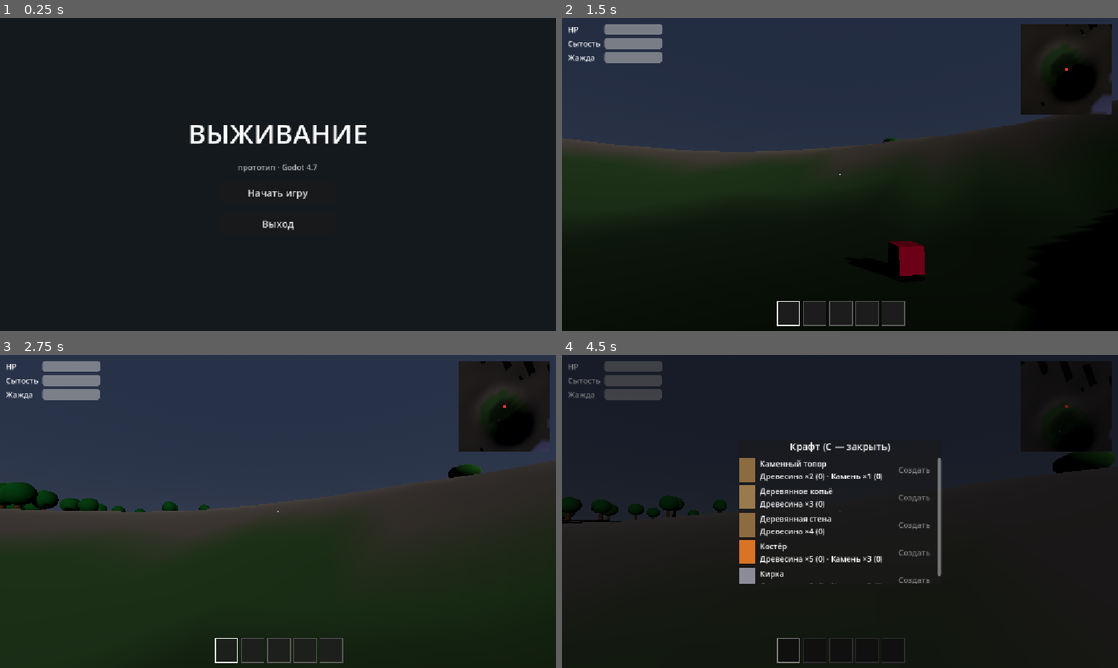
Above: before the commit, frames 1-4 (two rows, left to right).
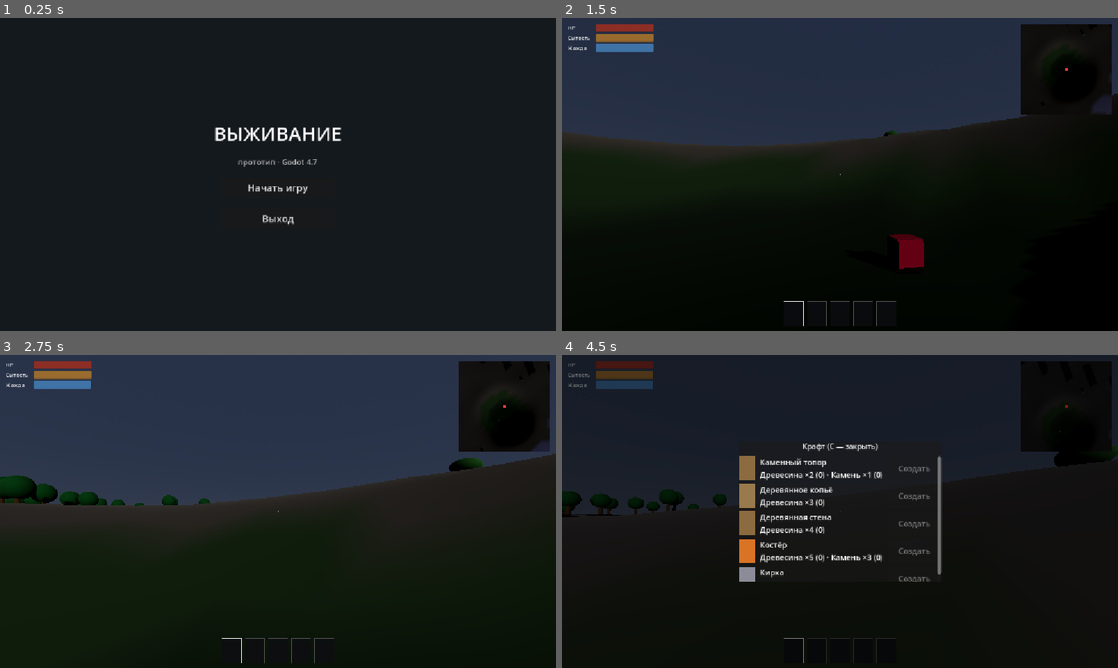
Above: after the commit, the same moments.

Repository: goverfar-tech/govno-igra
Game: Godot game, scene res://scenes/ui/main_menu.tscn
Same seed, same stepped clock (60 frames per second), same inputs: the game is played once before the commit and once after it.
Inputs (mouse positions are in pixels of both pictures, inside the frame that each line leads up to):
- Up to frame 1 (0.25 s): no input
- Up to frame 2 (1.5 s): click "Начать игру" at 0.5 s; tap Enter (ui_accept) at 1.25 s; move the mouse to (867, 174) at 1.27 s; hold W (move_forward) from 1.28 s (still down); hold Ctrl (crouch) from 1.28 s (still down); click (867, 174) at 1.42 s
- Up to frame 3 (2.75 s): keep holding W (move_forward); tap Space (jump) at 1.52, 2.27 s; move the mouse to (250, 511) at 2.02 s; release Ctrl (crouch) at 2.03 s; tap E (interact) at 2.1 s
- Up to frame 4 (4.5 s): move the mouse to (851, 505) at 2.77 s; hold Shift (sprint) 2.78-3.53 s; move the mouse to (834, 517) at 3.52 s; tap C (toggle_craft) at 3.6 s; click (834, 517) at 3.67 s; tap Space (jump) at 3.77 s; tap Enter (ui_accept) at 4.25 s; move the mouse to (1006, 558) at 4.27 s; release W (move_forward) at 4.28 s; hold A (move_left) from 4.28 s (still down); tap 1 at 4.35 s

The runs differ from the first frame. In frame 1, 1.9% of the frame differs, in the area x 34-66%, y 34-68%; in frame 2, 6.1%, in the area x 0-100%, y 2-99%; in frame 3, 5.8%; in frame 4, 5.0%.

Commit message:
feat(ui): minimalist HUD (thin bars, dark panels, small labels); muted ground palette; stop asking confirmation prompts

Diff:
--- a/scenes/ui/craft_panel.tscn
+++ b/scenes/ui/craft_panel.tscn
@@ -28,7 +28,7 @@
 theme_override_constants/separation = 10
 
 [node name="Title" type="Label" parent="Center/Panel/VBox"]
-theme_override_font_sizes/font_size = 20
+theme_override_font_sizes/font_size = 15
 text = "Крафт (C — закрыть)"
 horizontal_alignment = 1
 
--- a/scenes/ui/death_screen.tscn
+++ b/scenes/ui/death_screen.tscn
@@ -27,7 +27,7 @@
 alignment = 1
 
 [node name="Title" type="Label" parent="Center/VBox"]
-theme_override_font_sizes/font_size = 48
+theme_override_font_sizes/font_size = 34
 text = "Ты не выжил"
 horizontal_alignment = 1
 
--- a/scenes/ui/hud.tscn
+++ b/scenes/ui/hud.tscn
@@ -13,6 +13,46 @@
 [ext_resource type="PackedScene" path="res://scenes/ui/craft_panel.tscn" id="6_craft"]
 
 [ext_resource type="PackedScene" path="res://scenes/ui/minimap.tscn" id="7_minimap"]
+
+[sub_resource type="StyleBoxFlat" id="bar_bg"]
+bg_color = Color(0.05, 0.05, 0.07, 0.6)
+corner_radius_top_left = 2
+corner_radius_top_right = 2
+corner_radius_bottom_right = 2
+corner_radius_bottom_left = 2
+
+[sub_resource type="StyleBoxFlat" id="fill_hp"]
+bg_color = Color(0.55, 0.18, 0.15, 1)
+corner_radius_top_left = 2
+corner_radius_top_right = 2
+corner_radius_bottom_right = 2
+corner_radius_bottom_left = 2
+
+[sub_resource type="StyleBoxFlat" id="fill_hunger"]
+bg_color = Color(0.6, 0.42, 0.18, 1)
+corner_radius_top_left = 2
+corner_radius_top_right = 2
+corner_radius_bottom_right = 2
+corner_radius_bottom_left = 2
+
+[sub_resource type="StyleBoxFlat" id="fill_thirst"]
+bg_color = Color(0.25, 0.45, 0.65, 1)
+corner_radius_top_left = 2
+corner_radius_top_right = 2
+corner_radius_bottom_right = 2
+corner_radius_bottom_left = 2
+
+[sub_resource type="StyleBoxFlat" id="panel_dark"]
+bg_color = Color(0.05, 0.05, 0.07, 0.75)
+border_width_left = 1
+border_width_top = 1
+border_width_right = 1
+border_width_bottom = 1
+border_color = Color(0.3, 0.3, 0.33, 1)
+corner_radius_top_left = 4
+corner_radius_top_right = 4
+corner_radius_bottom_right = 4
+corner_radius_bottom_left = 4
 
 [node name="HUD" type="CanvasLayer"]
 script = ExtResource("1_script")
@@ -30,9 +70,9 @@
 anchors_preset = 0
 offset_left = 12.0
 offset_top = 12.0
-offset_right = 200.0
-offset_bottom = 90.0
-theme_override_constants/separation = 6
+offset_right = 190.0
+offset_bottom = 72.0
+theme_override_constants/separation = 5
 mouse_filter = 2
 
 [node name="HealthRow" type="HBoxContainer" parent="StatsBars"]
@@ -40,15 +80,18 @@
 mouse_filter = 2
 
 [node name="Label" type="Label" parent="StatsBars/HealthRow"]
-custom_minimum_size = Vector2(70, 0)
+custom_minimum_size = Vector2(52, 0)
 mouse_filter = 2
+theme_override_font_sizes/font_size = 11
 text = "HP"
 
 [node name="BarHealth" type="ProgressBar" parent="StatsBars/HealthRow"]
 unique_name_in_owner = true
-custom_minimum_size = Vector2(120, 14)
+custom_minimum_size = Vector2(120, 8)
 size_flags_vertical = 5
 mouse_filter = 2
+theme_override_styles/background = SubResource("bar_bg")
+theme_override_styles/fill = SubResource("fill_hp")
 max_value = 100.0
 value = 100.0
 show_percentage = false
@@ -58,15 +101,18 @@
 mouse_filter = 2
 
 [node name="Label" type="Label" parent="StatsBars/HungerRow"]
-custom_minimum_size = Vector2(70, 0)
+custom_minimum_size = Vector2(52, 0)
 mouse_filter = 2
+theme_override_font_sizes/font_size = 11
 text = "Сытость"
 
 [node name="BarHunger" type="ProgressBar" parent="StatsBars/HungerRow"]
 unique_name_in_owner = true
-custom_minimum_size = Vector2(120, 14)
+custom_minimum_size = Vector2(120, 8)
 size_flags_vertical = 5
 mouse_filter = 2
+theme_override_styles/background = SubResource("bar_bg")
+theme_override_styles/fill = SubResource("fill_hunger")
 max_value = 100.0
 value = 100.0
 show_percentage = false
@@ -76,15 +122,18 @@
 mouse_filter = 2
 
 [node name="Label" type="Label" parent="StatsBars/ThirstRow"]
-custom_minimum_size = Vector2(70, 0)
+custom_minimum_size = Vector2(52, 0)
 mouse_filter = 2
+theme_override_font_sizes/font_size = 11
 text = "Жажда"
 
 [node name="BarThirst" type="ProgressBar" parent="StatsBars/ThirstRow"]
 unique_name_in_owner = true
-custom_minimum_size = Vector2(120, 14)
+custom_minimum_size = Vector2(120, 8)
 size_flags_vertical = 5
 mouse_filter = 2
+theme_override_styles/background = SubResource("bar_bg")
+theme_override_styles/fill = SubResource("fill_thirst")
 max_value = 100.0
 value = 100.0
 show_percentage = false
@@ -96,15 +145,16 @@
 anchor_top = 0.5
 anchor_right = 0.5
 anchor_bottom = 0.5
-offset_left = -2.0
-offset_top = -2.0
-offset_right = 2.0
-offset_bottom = 2.0
+offset_left = -1.5
+offset_top = -1.5
+offset_right = 1.5
+offset_bottom = 1.5
 mouse_filter = 2
-color = Color(1, 1, 1, 0.6)
+color = Color(1, 1, 1, 0.5)
 
 [node name="PromptLabel" type="Label" parent="."]
 unique_name_in_owner = true
+theme_override_font_sizes/font_size = 13
 anchors_preset = 8
 anchor_left = 0.5
 anchor_top = 0.5
@@ -120,6 +170,7 @@
 
 [node name="ToastLabel" type="Label" parent="."]
 unique_name_in_owner = true
+theme_override_font_sizes/font_size = 13
 anchors_preset = 7
 anchor_left = 0.5
 anchor_top = 1.0
--- a/scenes/ui/main_menu.tscn
+++ b/scenes/ui/main_menu.tscn
@@ -25,7 +25,7 @@
 alignment = 1
 
 [node name="Title" type="Label" parent="Center/VBox"]
-theme_override_font_sizes/font_size = 56
+theme_override_font_sizes/font_size = 40
 text = "ВЫЖИВАНИЕ"
 horizontal_alignment = 1
 
--- a/scenes/ui/pause_menu.tscn
+++ b/scenes/ui/pause_menu.tscn
@@ -27,7 +27,7 @@
 alignment = 1
 
 [node name="Title" type="Label" parent="Center/VBox"]
-theme_override_font_sizes/font_size = 40
+theme_override_font_sizes/font_size = 28
 text = "Пауза"
 horizontal_alignment = 1
 
--- a/scripts/ui/hotbar.gd
+++ b/scripts/ui/hotbar.gd
@@ -14,13 +14,13 @@
 	for i in SLOT_COUNT:
 		var panel := PanelContainer.new()
 		var sb := StyleBoxFlat.new()
-		sb.bg_color = Color(0.12, 0.12, 0.12, 0.85)
-		sb.set_border_width_all(2)
-		sb.border_color = Color(0.35, 0.35, 0.35)
+		sb.bg_color = Color(0.05, 0.05, 0.07, 0.75)
+		sb.set_border_width_all(1)
+		sb.border_color = Color(0.3, 0.3, 0.33)
 		panel.add_theme_stylebox_override("panel", sb)
 		panel.mouse_filter = Control.MOUSE_FILTER_IGNORE
 		var bg := ColorRect.new()
-		bg.custom_minimum_size = Vector2(44, 44)
+		bg.custom_minimum_size = Vector2(40, 40)
 		bg.color = Color(0, 0, 0, 0)
 		bg.mouse_filter = Control.MOUSE_FILTER_IGNORE
 		var label := Label.new()
--- a/scripts/ui/inventory_panel.gd
+++ b/scripts/ui/inventory_panel.gd
@@ -44,12 +44,12 @@
 	for i in SLOT_COUNT:
 		var panel := PanelContainer.new()
 		var sb := StyleBoxFlat.new()
-		sb.bg_color = Color(0.12, 0.12, 0.12, 0.9)
-		sb.set_border_width_all(2)
-		sb.border_color = Color(0.35, 0.35, 0.35)
+		sb.bg_color = Color(0.05, 0.05, 0.07, 0.9)
+		sb.set_border_width_all(1)
+		sb.border_color = Color(0.3, 0.3, 0.33)
 		panel.add_theme_stylebox_override("panel", sb)
 		var bg := ColorRect.new()
-		bg.custom_minimum_size = Vector2(48, 48)
+		bg.custom_minimum_size = Vector2(44, 44)
 		bg.color = Color(0, 0, 0, 0)
 		bg.mouse_filter = Control.MOUSE_FILTER_IGNORE
 		var label := Label.new()
@@ -109,4 +109,4 @@
 		elif i == selected:
 			sb.border_color = Color(1, 1, 1)
 		else:
-			sb.border_color = Color(0.35, 0.35, 0.35)
+			sb.border_color = Color(0.3, 0.3, 0.33)
--- a/scripts/world/day_night.gd
+++ b/scripts/world/day_night.gd
@@ -47,7 +47,7 @@
 	var day_f := clampf(sun_elev, 0.0, 1.0)
 
 	sun.visible = sun_elev > -0.05
-	sun.light_energy = day_f * 0.9
+	sun.light_energy = day_f * 0.8
 	sun.light_color = Color(1, 1, 1).lerp(Color(1.0, 0.55, 0.25), dusk)
 
 	moon.visible = moon_elev > 0.0
@@ -61,6 +61,6 @@
 		sky_mat.ground_bottom_color = Color(0.01, 0.01, 0.02).lerp(Color(0.22, 0.2, 0.17), day_f)
 		sky_mat.ground_horizon_color = Color(0.05, 0.06, 0.12).lerp(Color(0.55, 0.55, 0.55), day_f)
 
-	world_env.environment.ambient_light_energy = lerpf(0.2, 0.8, day_f)
+	world_env.environment.ambient_light_energy = lerpf(0.18, 0.65, day_f)
 	var env := world_env.environment
 	env.fog_light_color = Color(0.03, 0.04, 0.07).lerp(Color(0.58, 0.62, 0.68), day_f).lerp(Color(0.9, 0.5, 0.25), dusk * day_f * 0.5)
--- a/scripts/world/terrain.gd
+++ b/scripts/world/terrain.gd
@@ -77,12 +77,12 @@
 func _color_for_height(h: float) -> Color:
 	# трава -> камень -> светлые вершины
 	if h < 0.6:
-		return Color(0.22, 0.3, 0.2)            # низина/дно озера
+		return Color(0.18, 0.24, 0.17)            # низина/дно озера
 	if h < 2.5:
-		return Color(0.3, 0.42, 0.26)            # трава
+		return Color(0.24, 0.34, 0.2)             # трава
 	elif h < 5.5:
-		return Color(0.45, 0.42, 0.38)            # каменистый склон
-	return Color(0.62, 0.62, 0.66)              # вершины
+		return Color(0.38, 0.36, 0.33)            # каменистый склон
+	return Color(0.5, 0.5, 0.55)               # вершины
 
 
 func _build_mesh() -> void:
Not shown: 1 places in scenes/ui/hud.tscn that only renumber resources
